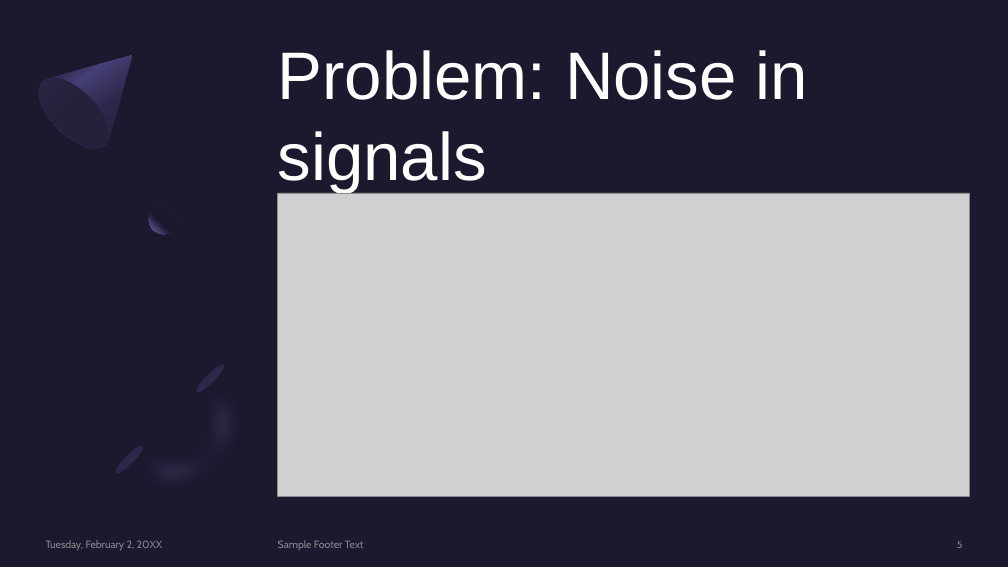
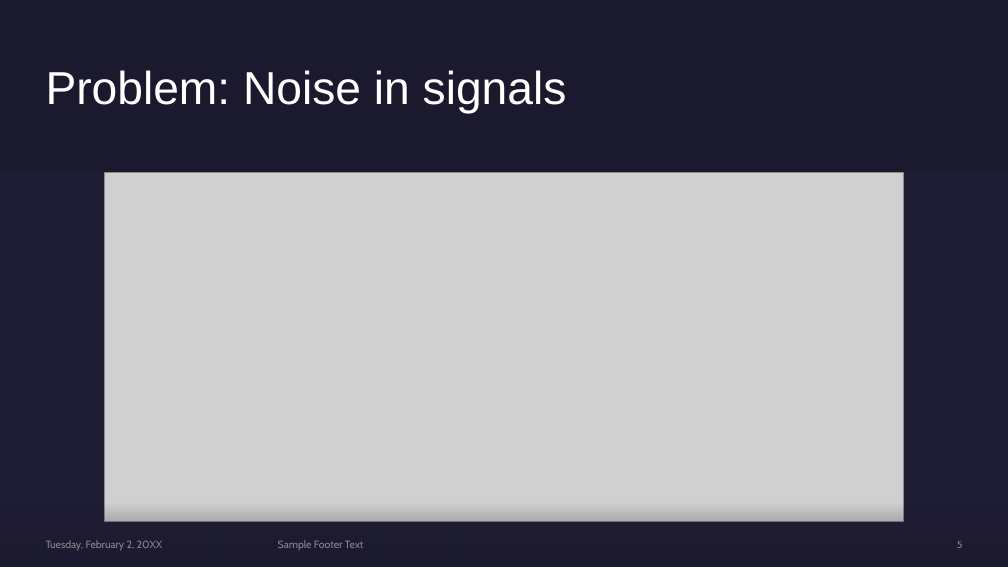
Before and after one commit to aerubianoma/Codification-theory, a slide deck: slide 5 of Final-project/Signal processing using graphs.pptx. Drawn at 1008x567 pixels with LibreOffice and Linux fonts; fonts in the diff are those of the drawing; grey boxes stand for pictures. Boxes give left, top, right and bottom in pixels: in the first picture for what was removed or moved away, otherwise in the second. Text is boxed around its words. In the diff, an @@ line names an element or a change of style, - is before the commit and + after.

```diff
--- a/Final-project/Signal processing using graphs.pptx
+++ b/Final-project/Signal processing using graphs.pptx
@@ rectangle added at [0, 0, 1008, 567], fill #1B192E @@
@@ freeform shape removed at [27, 24, 164, 161] @@
@@ title "Problem: Noise in signals": place and size @@
-title "Problem: Noise in signals" at [278, 50, 807, 192]
+title "Problem: Noise in signals" at [46, 70, 567, 114]
@@ title "Problem: Noise in signals" at [46, 70, 567, 114]: size 64 to 44 pt; vertical alignment top to middle @@
@@ ellipse removed at [27, 66, 122, 161] @@
@@ rectangle added at [0, 172, 1008, 567], fill #7771B2 at 5% opacity @@
@@ picture: place and size @@
-picture at [278, 193, 969, 496]
+picture at [105, 172, 904, 522]
@@ ellipse removed at [149, 204, 178, 234] @@
@@ group removed at [107, 355, 280, 528]: 2 freeform shapes, 2 ellipses @@
@@ rectangle added at [0, 477, 1008, 567], fill gradient #1B192E @@
```
Also in this commit, not shown: 6 other slides changed, 10 slides added.
